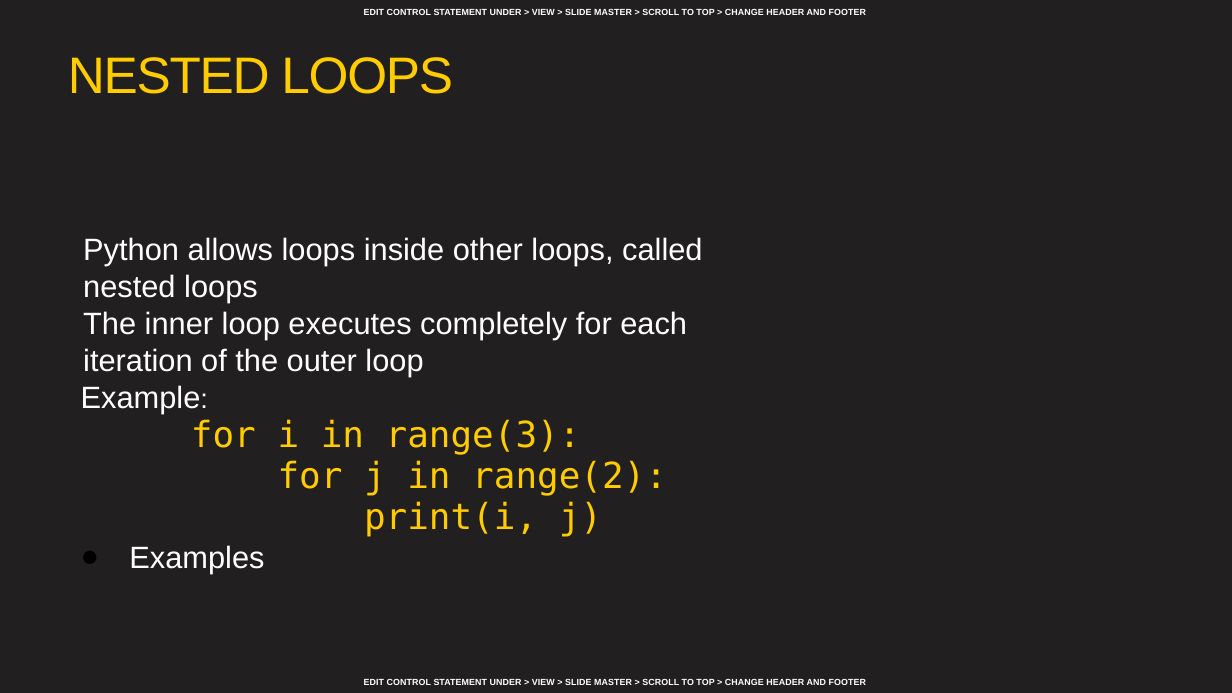
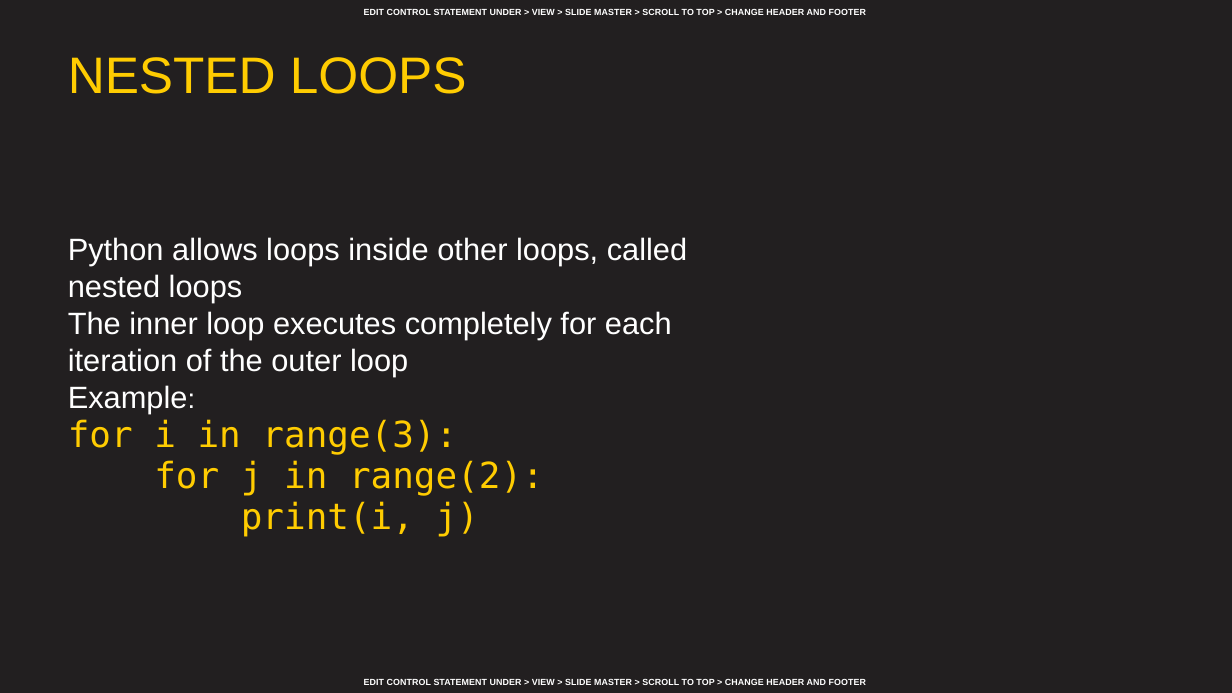
Before and after one commit to AFC-AI2C/summer-course, a slide deck: slide 15 of Python/Lesson 02 - Conditional Statements and Error Handling/Lesson 02 - Conditional Statements, Loops, and Error Handling.pptx. Drawn at 1232x693 pixels with LibreOffice and Linux fonts; fonts in the diff are those of the drawing; background and template pictures are left out. Boxes give left, top, right and bottom in pixels: in the first picture for what was removed or moved away, otherwise in the second. Text is boxed around its words. In the diff, an @@ line names an element or a change of style, - is before the commit and + after.

```diff
--- a/Python/Lesson 02 - Conditional Statements and Error Handling/Lesson 02 - Conditional Statements, Loops, and Error Handling.pptx
+++ b/Python/Lesson 02 - Conditional Statements and Error Handling/Lesson 02 - Conditional Statements, Loops, and Error Handling.pptx
@@ title "NESTED LOOPS" at (68, 57, 467, 94): letter spacing -0.8 to 0 pt @@
@@ text "Python allows loops inside other ..." at (68, 237, 687, 537): indent changed @@
@@ text at (129, 545, 264, 573): paragraph removed @@
-● Examples
```
Also in this commit, not shown: 23 other slides changed.
